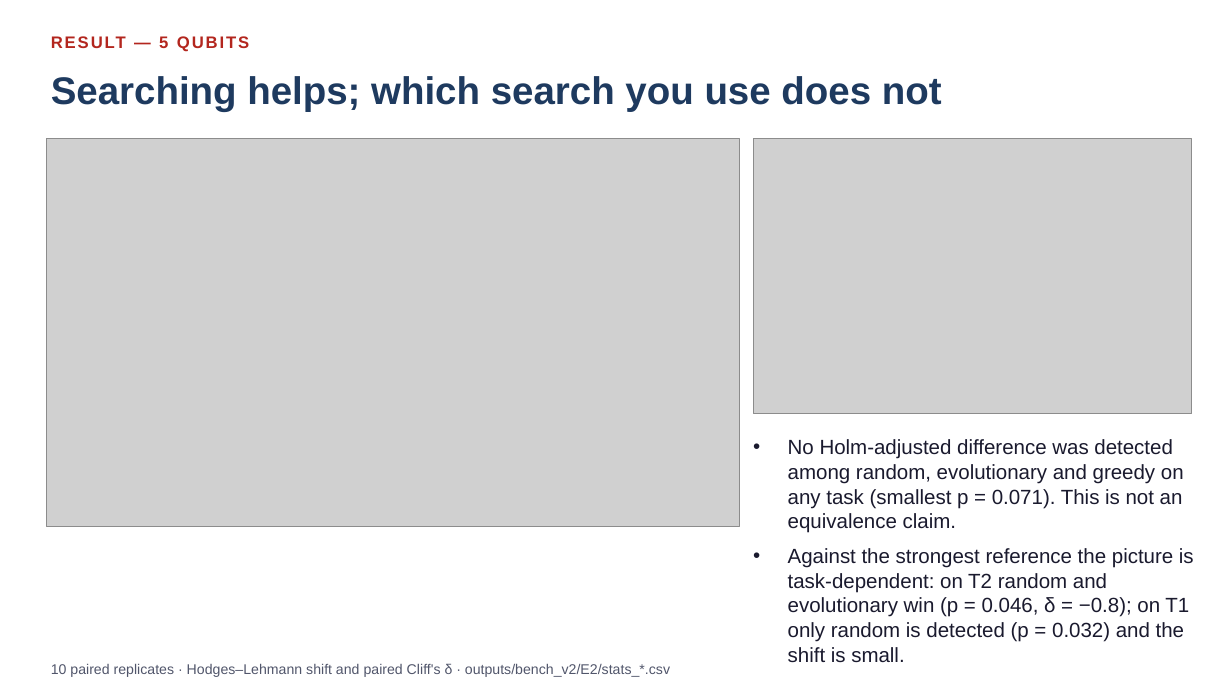
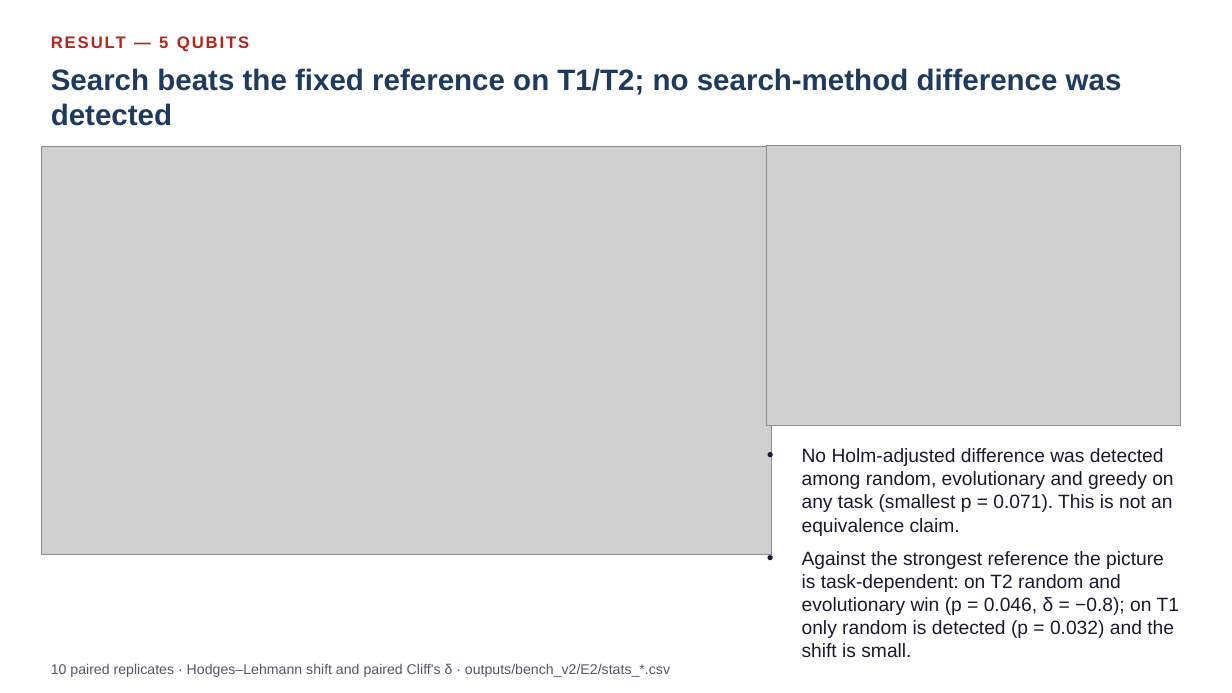
Before and after one commit to dorakingx/llm-vqc, a slide deck: slide 7 of docs/presentation/bench_v2_weekly_revised/20260731_GSoC_revised.pptx. Drawn at 1232x693 pixels with LibreOffice and Linux fonts; fonts in the diff are those of the drawing; grey boxes stand for pictures. Boxes give left, top, right and bottom in pixels: in the first picture for what was removed or moved away, otherwise in the second. Text is boxed around its words. In the diff, an @@ line names an element or a change of style, - is before the commit and + after.

```diff
--- a/docs/presentation/bench_v2_weekly_revised/20260731_GSoC_revised.pptx
+++ b/docs/presentation/bench_v2_weekly_revised/20260731_GSoC_revised.pptx
@@ text at <box>51,68,1122,126</box>: text changed; size 30 to 23 pt @@
-Searching helps; which search you use does not
+Search beats the fixed reference on T1/T2; no search-method difference was detected
@@ picture: place and size @@
-picture at <box>46,139,739,527</box>
+picture at <box>42,146,772,555</box>
@@ picture: place and size @@
-picture at <box>753,139,1192,414</box>
+picture at <box>767,146,1181,426</box>
@@ text "No Holm-adjusted difference was detected ...": place and size @@
-text "No Holm-adjusted difference was detected ..." at <box>788,439,1194,663</box>
+text "No Holm-adjusted difference was detected ..." at <box>802,448,1179,638</box>
@@ text "No Holm-adjusted difference was detected ..." at <box>802,448,1179,638</box>: size 16 to 15 pt @@
```
Also in this commit, not shown: 12 other slides changed, 46 other files.
